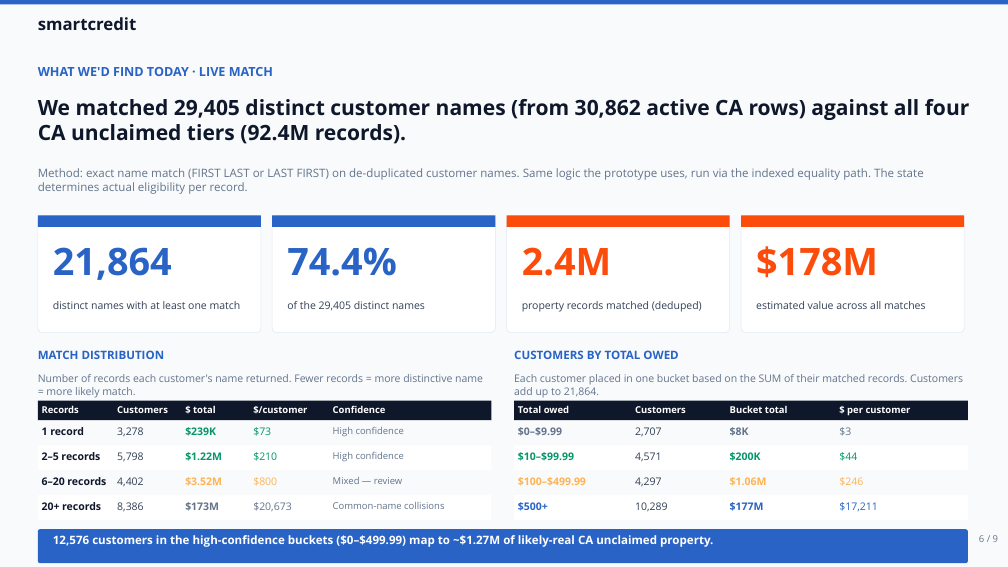
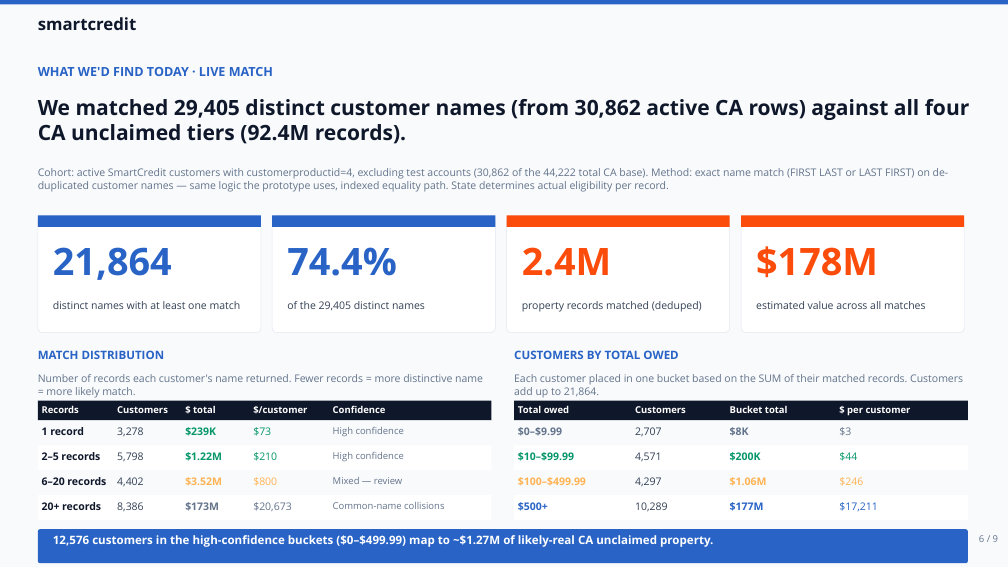
Before and after one commit to ahmedyassineconsumerdirect/cd-getmymoney, a slide deck: slide 6 of myReclaim-Exec-Deck.pptx. Drawn at 1008x567 pixels with LibreOffice and Linux fonts; fonts in the diff are those of the drawing. Boxes give left, top, right and bottom in pixels: in the first picture for what was removed or moved away, otherwise in the second. Text is boxed around its words. In the diff, an @@ line names an element or a change of style, - is before the commit and + after.

```diff
--- a/myReclaim-Exec-Deck.pptx
+++ b/myReclaim-Exec-Deck.pptx
@@ text at (38, 168, 949, 192): text changed; size 11 to 10 pt @@
-Method: exact name match (FIRST LAST or LAST FIRST) on de-duplicated customer names. Same logic the prototype uses, run via the indexed equality path. The state determines actual eligibility per record.
+Cohort: active SmartCredit customers with customerproductid=4, excluding test accounts (30,862 of the 44,222 total CA base). Method: exact name match (FIRST LAST or LAST FIRST) on de-duplicated customer names — same logic the prototype uses, indexed equality path. State determines actual eligibility per record.
```
Also in this commit, not shown: 1 other file.
